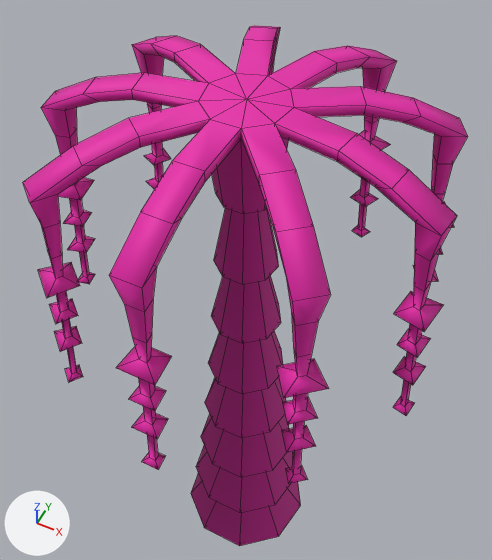
Two versions of the FBX model Firekeeper/Assets/3D Assets/trees/tree2.fbx, one commit apart.
Camera for both pictures: a 50 mm camera at (6.17, -4.79, 11.64) aimed at (3.43, 0.69, 4.79). Arrows for +X, +Y and +Z are at lower left; the lights stay in place. Mesh edges are drawn as thin lines.
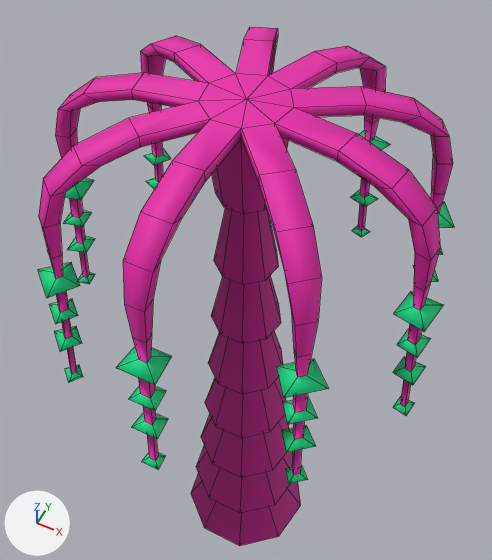
Pixel boxes [x1, y1, x2, y2] of what changed, in the pictures (492 x 560 px; the box of a moved part takes in the faces that stretch with it):
'Circle', reshaped, recoloured (pink to green, 7% narrower)
    before: [23, 25, 468, 546]
    after: [38, 27, 454, 546]
part 1 of me_circle_001, moved or reshaped
    before: [132, 25, 468, 164]
    after: [140, 28, 453, 164]
part 2 of me_circle_001, moved or reshaped
    before: [23, 146, 331, 326]
    after: [39, 146, 322, 326]
part 3 of me_circle_001, moved or reshaped
    before: [41, 77, 99, 138]
    after: [55, 78, 99, 138]
part 4 of me_circle_001, moved or reshaped
    before: [376, 170, 457, 260]
    after: [376, 170, 440, 260]
part 5 of me_circle_001, recoloured (pink to green)
    both: [144, 130, 454, 281]
part 6 of me_circle_001, recoloured (pink to green)
    both: [38, 262, 329, 484]
part 7 of me_circle_001, recoloured (pink to green)
    both: [64, 178, 95, 284]
part 8 of me_circle_001, recoloured (pink to green)
    both: [393, 291, 443, 416]

The change, as a list of edits to the scene's bpy script:
```text
Add mat_tree_purple_2:
    mat_tree_purple_2 = principled_material('tree_purple_2')
    mat_tree_purple_2.base_color = (0.00104, 0.8, 0.268)  # green #03e78d
    mat_tree_purple_2.roughness = 0.69
Change me_circle_001:
    where me_circle_001.from_pydata(...)  # 767 vertices, 774 faces; spans x -2.26..2.26, y -2.27..2.17, z 0.0..8.11
    me_circle_001 part 1
    me_circle_001.vertices[231].co: (1.53, 1.03, 7.72) -> (1.48, 1.0, 7.72)
    me_circle_001.vertices[232].co: (1.66, 0.81, 7.72) -> (1.6, 0.78, 7.72)  # pixel (441, 136) -> pixel (434, 136)
    me_circle_001.vertices[233].co: (1.73, 1.18, 7.72) -> (1.59, 1.08, 7.72)  # pixel (459, 117) -> pixel (441, 119)
    me_circle_001.vertices[234].co: (1.89, 0.91, 7.72) -> (1.73, 0.84, 7.72)  # pixel (467, 136) -> pixel (449, 136)
    me_circle_001.vertices[243].co: (-0.75, 1.69, 7.72) -> (-0.72, 1.63, 7.72)
    me_circle_001.vertices[244].co: (-0.51, 1.78, 7.72) -> (-0.49, 1.71, 7.72)  # pixel (276, 38) -> pixel (275, 41)
    me_circle_001.vertices[245].co: (-0.86, 1.91, 7.72) -> (-0.78, 1.75, 7.72)  # pixel (254, 25) -> not seen
    me_circle_001.vertices[246].co: (-0.57, 2.02, 7.72) -> (-0.52, 1.84, 7.72)  # pixel (280, 27) -> pixel (278, 34)
    me_circle_001.vertices[247].co: (0.51, 1.78, 7.72) -> (0.49, 1.71, 7.72)
    me_circle_001.vertices[248].co: (0.75, 1.69, 7.72) -> (0.72, 1.63, 7.72)  # pixel (380, 68) -> pixel (376, 70)
    me_circle_001.vertices[249].co: (0.57, 2.02, 7.72) -> (0.52, 1.84, 7.72)  # pixel (375, 50) -> not seen
    me_circle_001.vertices[250].co: (0.86, 1.91, 7.72) -> (0.78, 1.75, 7.72)  # pixel (396, 60) -> pixel (385, 66)
    me_circle_001.vertices[251].co: (-1.66, 0.81, 7.72) -> (-1.6, 0.78, 7.72)  # pixel (143, 54) -> pixel (147, 56)
    me_circle_001.vertices[252].co: (-1.53, 1.03, 7.72) -> (-1.48, 1.0, 7.72)
    me_circle_001.vertices[253].co: (-1.89, 0.91, 7.72) -> (-1.73, 0.84, 7.72)  # pixel (131, 44) -> pixel (140, 51)
    me_circle_001.vertices[254].co: (-1.73, 1.18, 7.72) -> (-1.59, 1.08, 7.72)  # pixel (155, 37) -> not seen
    me_circle_001 part 2
    me_circle_001.vertices[235].co: (1.28, -1.33, 7.72) -> (1.24, -1.28, 7.72)
    me_circle_001.vertices[236].co: (1.08, -1.49, 7.72) -> (1.05, -1.44, 7.72)  # pixel (286, 277) -> pixel (284, 271)
    me_circle_001.vertices[237].co: (1.46, -1.5, 7.72) -> (1.33, -1.38, 7.72)  # pixel (330, 294) -> pixel (321, 277)
    me_circle_001.vertices[238].co: (1.23, -1.7, 7.72) -> (1.12, -1.55, 7.72)  # pixel (292, 301) -> pixel (287, 284)
    me_circle_001.vertices[239].co: (-1.08, -1.49, 7.72) -> (-1.05, -1.44, 7.72)  # pixel (57, 194) -> pixel (65, 192)
    me_circle_001.vertices[240].co: (-1.28, -1.33, 7.72) -> (-1.24, -1.28, 7.72)
    me_circle_001.vertices[241].co: (-1.23, -1.7, 7.72) -> (-1.12, -1.55, 7.72)  # pixel (29, 203) -> pixel (50, 196)
    me_circle_001.vertices[242].co: (-1.46, -1.5, 7.72) -> (-1.33, -1.38, 7.72)  # pixel (22, 182) -> pixel (43, 178)
    me_circle_001.vertices[259].co: (0.13, -1.84, 7.72) -> (0.12, -1.78, 7.72)  # pixel (156, 266) -> pixel (160, 260)
    me_circle_001.vertices[260].co: (-0.13, -1.84, 7.72) -> (-0.12, -1.78, 7.72)
    me_circle_001.vertices[261].co: (0.15, -2.09, 7.72) -> (0.14, -1.91, 7.72)  # pixel (141, 288) -> pixel (152, 272)
    me_circle_001.vertices[262].co: (-0.15, -2.09, 7.72) -> (-0.14, -1.91, 7.72)  # pixel (108, 275) -> pixel (122, 260)
    me_circle_001 part 3
    me_circle_001.vertices[227].co: (-1.79, -0.45, 7.72) -> (-1.73, -0.43, 7.72)  # pixel (64, 110) -> pixel (70, 111)
    me_circle_001.vertices[228].co: (-1.84, -0.19, 7.72) -> (-1.77, -0.19, 7.72)
    me_circle_001.vertices[229].co: (-2.03, -0.51, 7.72) -> (-1.86, -0.47, 7.72)  # pixel (40, 107) -> pixel (57, 109)
    me_circle_001.vertices[230].co: (-2.08, -0.21, 7.72) -> (-1.91, -0.2, 7.72)  # pixel (55, 91) -> pixel (70, 94)
    me_circle_001 part 4: 4 of 767 vertices moved; they spanned x 1.79..2.08, y -0.51..-0.19, z 7.72 and now span x 1.73..1.91, y -0.47..-0.19, z 7.72; mean shift (-0.12, 0.02, 0.0); largest move (2.08, -0.21, 7.72) -> (1.91, -0.2, 7.72)
    me_circle_001 part 5: 131 of the faces centred in x -1.95..1.95, y 0.92..2.11, z 4.94..6.61 switch from mat_tree_purple (pink #e724aa) to mat_tree_purple_2 (green #03e78d)
    me_circle_001 part 6: 99 of the faces centred in x -1.46..1.46, y -2.25..-1.48, z 4.94..6.61 switch from mat_tree_purple (pink #e724aa) to mat_tree_purple_2 (green #03e78d)
    me_circle_001 part 7: 33 of the faces centred in x -2.21..-1.9, y -0.47..-0.23, z 4.94..6.61 switch from mat_tree_purple (pink #e724aa) to mat_tree_purple_2 (green #03e78d)
    me_circle_001 part 8: 33 of the faces centred in x 1.9..2.21, y -0.47..-0.23, z 4.94..6.61 switch from mat_tree_purple (pink #e724aa) to mat_tree_purple_2 (green #03e78d)
```
